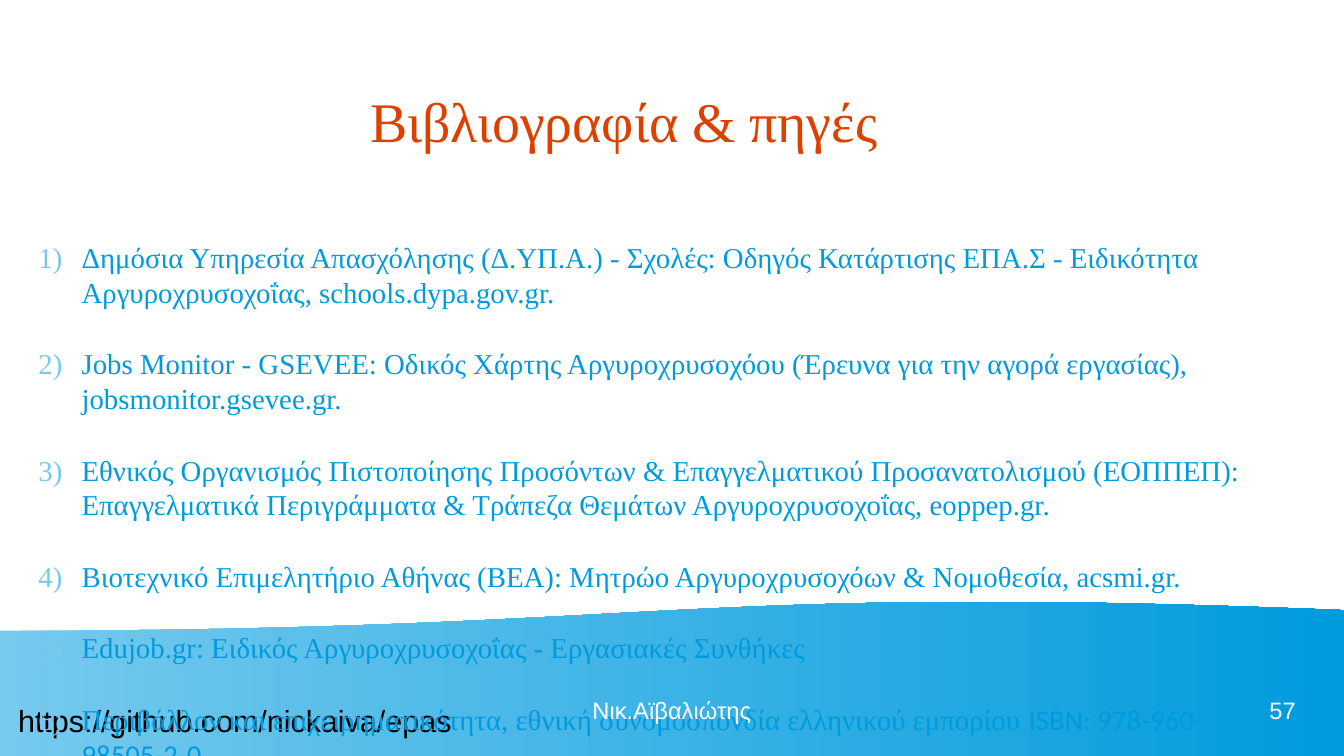
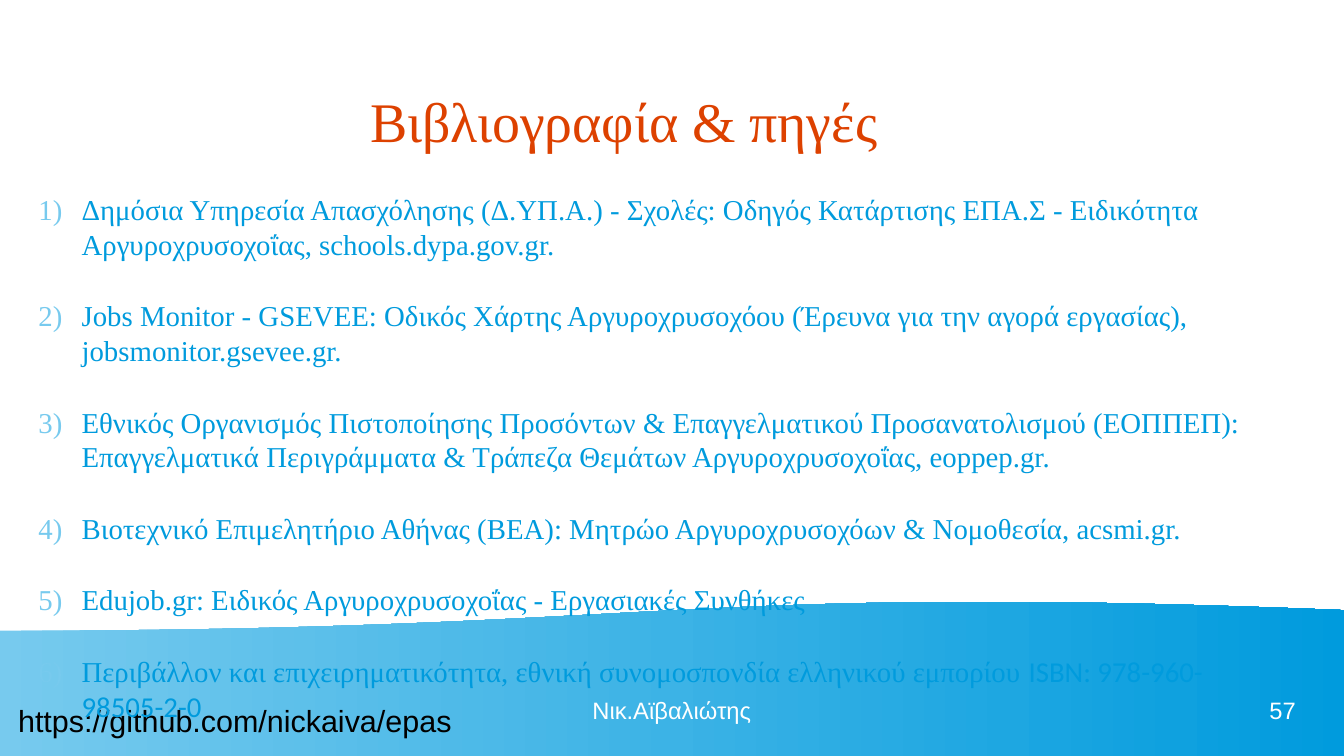
Before and after one commit to nickaiva/epas, a slide deck: slide 57 of ΠΕΡΙΒΑΛΛΟΝ ΕΡΓΑΣΙΑΣ.odp. Drawn at 1344x756 pixels with LibreOffice and Linux fonts; fonts in the diff are those of the drawing. Boxes give left, top, right and bottom in pixels: in the first picture for what was removed or moved away, otherwise in the second. Text is boxed around its words. In the diff, an @@ line names an element or a change of style, - is before the commit and + after.

```diff
--- a/ΠΕΡΙΒΑΛΛΟΝ ΕΡΓΑΣΙΑΣ.odp
+++ b/ΠΕΡΙΒΑΛΛΟΝ ΕΡΓΑΣΙΑΣ.odp
@@ text "Δημόσια Υπηρεσία Απασχόλησης (Δ.ΥΠ.Α.) - ..." rewrapped from [82, 247, 1239, 736] to [82, 199, 1239, 724] @@
```
Also in this commit, not shown: 5 other slides changed, 1 other file.
